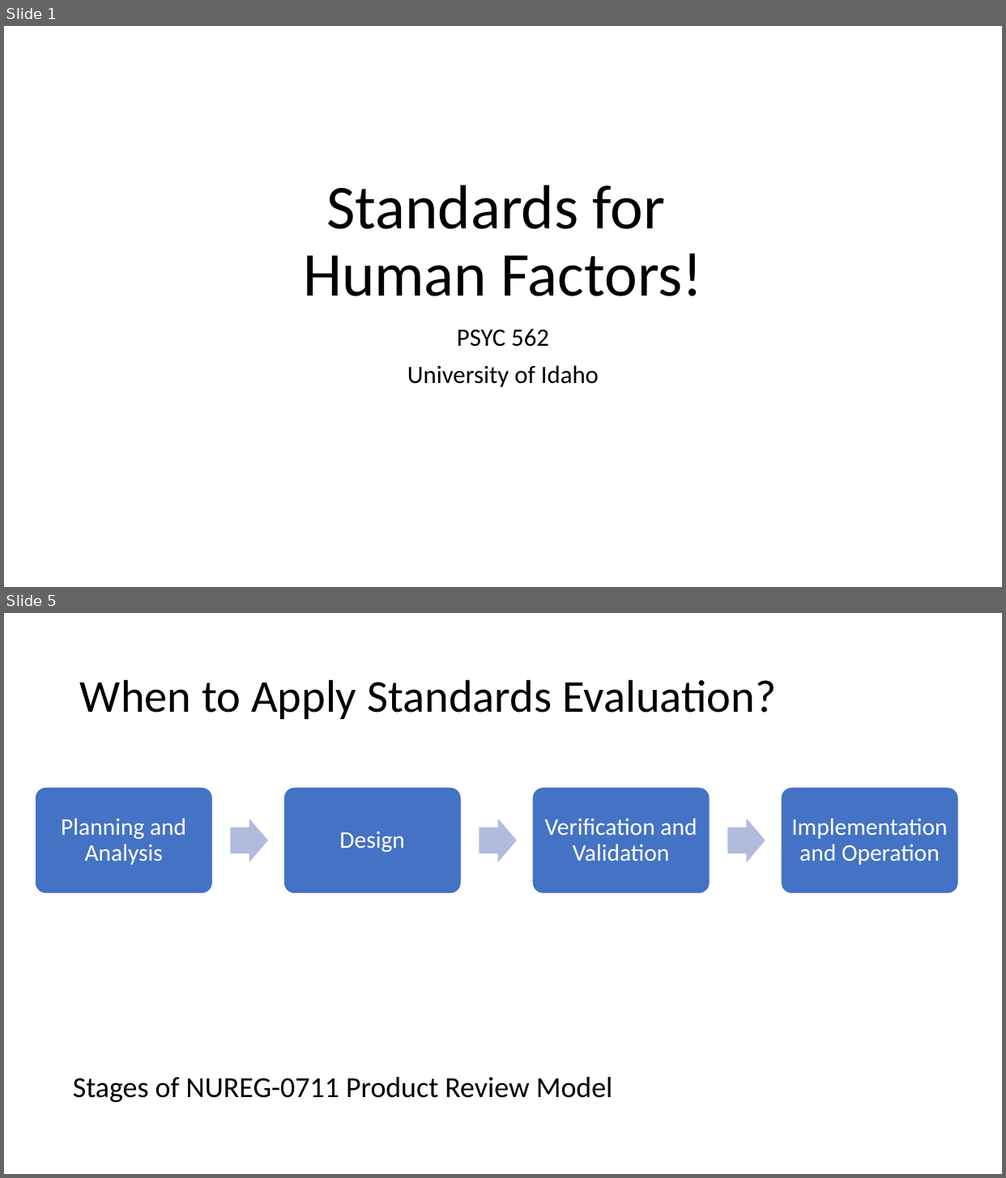
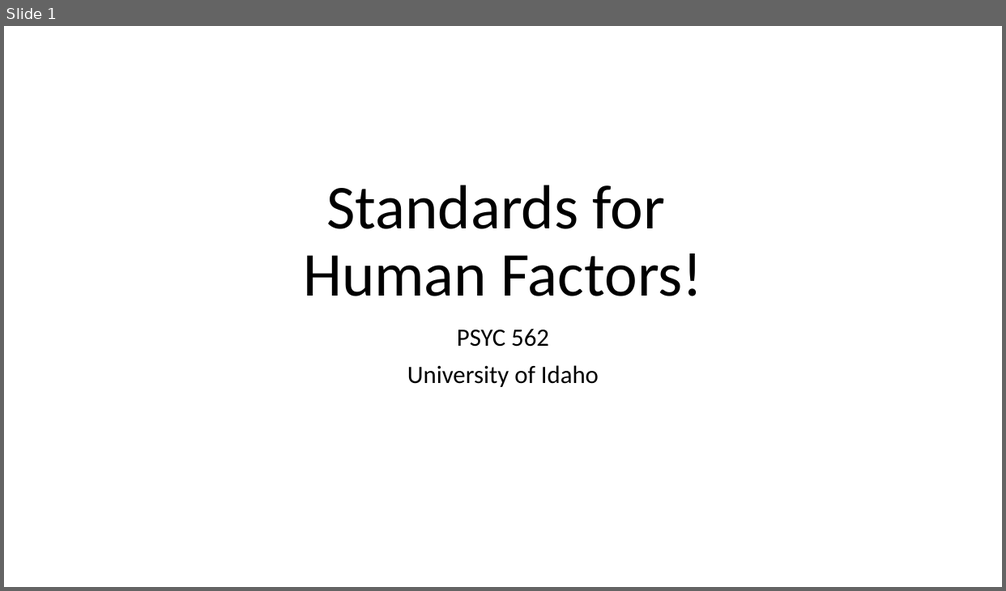
Before and after one commit to rogerlew/advanced-human-factors, a slide deck: readings/standards/Human Factors Standards.pptx. Shown one above the other, each under a label of ours: slides 1 and 5 before the commit, slide 1 after it; the slides between them are not shown. The pictures are 1006x1178 and 1006x591 pixels, drawn with LibreOffice and Linux fonts; fonts in the diff are those of the drawing. Boxes give left, top, right and bottom in pixels: in the first picture for what was removed or moved away, otherwise in the second. Text is boxed around its words. In the diff, an @@ line names an element or a change of style, - is before the commit and + after.

```diff
--- a/readings/standards/Human Factors Standards.pptx
+++ b/readings/standards/Human Factors Standards.pptx
@@ slide 5 removed at (4,613,1002,1174), background #FFFFFF @@
@@ title removed at (80,679,776,719) @@
-When to Apply Standards Evaluation?
@@ group removed at (35,787,958,894): 4 rounded rectangles, 4 texts, 3 right arrows @@
-Planning and Analysis
-Design
-Verification and Validation
-Implementation and Operation
@@ text removed at (73,1077,613,1102) @@
-Stages of NUREG-0711 Product Review Model
```
Also in this commit, not shown: 2 slides changed, 4 slides added, 6 other slides removed.
